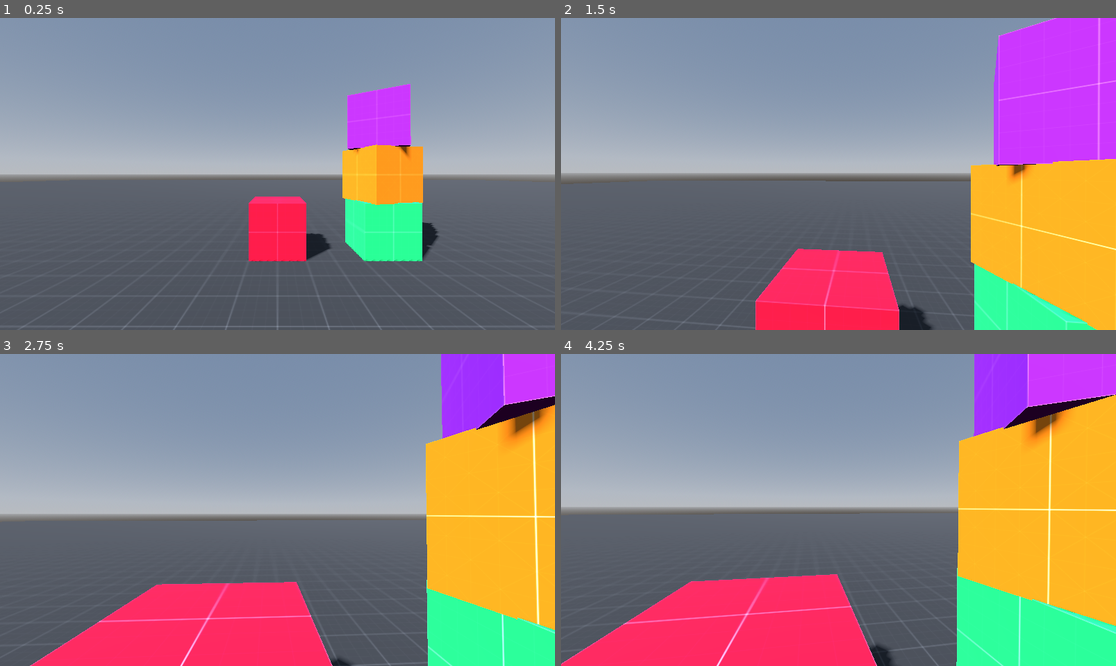
Above: before the commit, frames 1-4 (two rows, left to right).
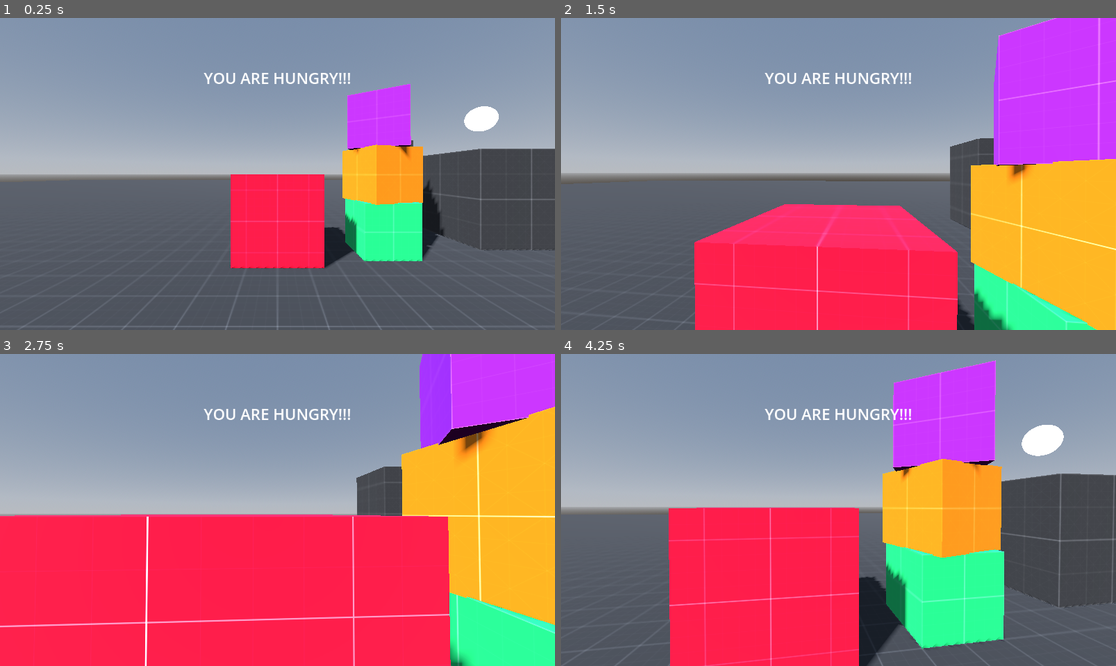
Above: after the commit, the same moments.

Repository: Ieida/Physics-Prop-Grab
Game: Godot game, scene res://levels/prototype/prototype.tscn
Two runs of this game, one before a commit and one after it. Both use one fixed random seed, a clock stepped at 60 frames per second and the inputs below. A sky picture missing from this copy of the repository is replaced by a grey-blue gradient.
Inputs (mouse positions are in pixels of both pictures, inside the frame that each line leads up to):
- Up to frame 1 (0.25 s): no input
- Up to frame 2 (1.5 s): move the mouse to (866, 174) at 0.52 s; hold W (move_forward) from 0.53 s (still down); tap Space (jump) at 0.77 s; move the mouse to (810, 174) at 1.27 s
- Up to frame 3 (2.75 s): keep holding W (move_forward); tap Space (jump) at 1.52 s; move the mouse to (288, 503) at 2.02 s
- Up to frame 4 (4.25 s): keep holding W (move_forward); tap Enter at 2.75 s; move the mouse to (832, 516) at 2.77 s; tap Space (jump) at 3.02, 3.77 s; move the mouse to (877, 513) at 3.52 s

The runs differ from the first frame. In frame 1, 12% of the frame differs, in the area x 36-100%, y 17-81%; in frame 2, 15%; in frame 3, 40%; in frame 4, 52%, in the area x 0-100%, y 0-100%.

Commit message:
improvements

Diff:
--- a/levels/prototype/prototype.tscn
+++ b/levels/prototype/prototype.tscn
@@ -7,6 +7,7 @@
 [ext_resource type="Texture2D" uid="uid://2fc1hmkdbbqq" path="res://addons/kenney_prototype_textures/green/texture_04.png" id="5_d33f4"]
 [ext_resource type="Texture2D" uid="uid://h8bgkykbwusl" path="res://addons/kenney_prototype_textures/orange/texture_06.png" id="6_gw8kr"]
 [ext_resource type="Texture2D" uid="uid://dx17itk5dl44k" path="res://addons/kenney_prototype_textures/purple/texture_02.png" id="7_04jvb"]
+[ext_resource type="Texture2D" uid="uid://dvxftyeqhn0n1" path="res://addons/kenney_prototype_textures/dark/texture_05.png" id="8_o0qwi"]
 
 [sub_resource type="ProceduralSkyMaterial" id="ProceduralSkyMaterial_akoue"]
 sky_cover = ExtResource("1_w73kd")
@@ -32,7 +33,8 @@
 [sub_resource type="ConcavePolygonShape3D" id="ConcavePolygonShape3D_5sleu"]
 data = PackedVector3Array(50, 0, 50, -50, 0, 50, 50, 0, -50, -50, 0, 50, -50, 0, -50, 50, 0, -50)
 
-[sub_resource type="BoxShape3D" id="BoxShape3D_d5my5"]
+[sub_resource type="BoxShape3D" id="BoxShape3D_j0r7i"]
+size = Vector3(1.5, 1.5, 1.5)
 
 [sub_resource type="StandardMaterial3D" id="StandardMaterial3D_qposl"]
 albedo_texture = ExtResource("4_bnve3")
@@ -40,6 +42,9 @@
 
 [sub_resource type="BoxMesh" id="BoxMesh_6tbsw"]
 material = SubResource("StandardMaterial3D_qposl")
+size = Vector3(1.5, 1.5, 1.5)
+
+[sub_resource type="BoxShape3D" id="BoxShape3D_d5my5"]
 
 [sub_resource type="StandardMaterial3D" id="StandardMaterial3D_86on4"]
 albedo_texture = ExtResource("5_d33f4")
@@ -61,6 +66,58 @@
 
 [sub_resource type="BoxMesh" id="BoxMesh_mn2e6"]
 material = SubResource("StandardMaterial3D_dkykb")
+
+[sub_resource type="StandardMaterial3D" id="StandardMaterial3D_w0yma"]
+albedo_texture = ExtResource("8_o0qwi")
+uv1_triplanar = true
+
+[sub_resource type="GDScript" id="GDScript_dnx5a"]
+resource_name = "upgrade"
+script/source = "extends Area3D
+
+func _ready():
+	body_entered.connect(_on_body_entered)
+
+func _on_body_entered(body: Node3D):
+	if body.has_method(&\"add_grab_mass\"):
+		body.add_grab_mass(2)
+		queue_free()
+"
+
+[sub_resource type="SphereShape3D" id="SphereShape3D_6klec"]
+radius = 0.3
+
+[sub_resource type="StandardMaterial3D" id="StandardMaterial3D_splpb"]
+shading_mode = 0
+
+[sub_resource type="SphereMesh" id="SphereMesh_xxcqs"]
+material = SubResource("StandardMaterial3D_splpb")
+radius = 0.3
+height = 0.6
+
+[sub_resource type="BoxMesh" id="BoxMesh_2lt1m"]
+size = Vector3(4, 4, 4)
+
+[sub_resource type="StandardMaterial3D" id="StandardMaterial3D_ipk4w"]
+albedo_texture = ExtResource("1_wjj8d")
+uv1_triplanar = true
+
+[sub_resource type="GDScript" id="GDScript_6htgr"]
+resource_name = "destructible"
+script/source = "extends CSGMesh3D
+
+func _physics_process(_delta):
+	if get_child_count() > 3:
+		var m = get_meshes()[1]
+		mesh = null
+		for child in get_children():
+			remove_child(child)
+			child.queue_free()
+		repalce_mesh.call_deferred(m)
+
+func repalce_mesh(with: Mesh):
+	mesh = with
+"
 
 [node name="Prototype" type="Node3D"]
 
@@ -82,38 +139,81 @@
 [node name="Player" parent="." instance=ExtResource("1_qj3jf")]
 transform = Transform3D(1, 0, 0, 0, 1, 0, 0, 0, 1, 0, 1, 0)
 
-[node name="RedCube" type="RigidBody3D" parent="."]
-transform = Transform3D(1, 0, 0, 0, 1, 0, 0, 0, 1, 0, 0.5, -4)
-
-[node name="CollisionShape3D" type="CollisionShape3D" parent="RedCube"]
+[node name="Cubes" type="Node3D" parent="."]
+
+[node name="RedCube" type="RigidBody3D" parent="Cubes"]
+transform = Transform3D(1, 0, 0, 0, 1, 0, 0, 0, 1, 0, 0.8, -4)
+mass = 3.0
+
+[node name="CollisionShape3D" type="CollisionShape3D" parent="Cubes/RedCube"]
+shape = SubResource("BoxShape3D_j0r7i")
+
+[node name="MeshInstance3D" type="MeshInstance3D" parent="Cubes/RedCube"]
+mesh = SubResource("BoxMesh_6tbsw")
+
+[node name="GreenCube" type="RigidBody3D" parent="Cubes"]
+transform = Transform3D(1, 0, 0, 0, 1, 0, 0, 0, 1, 2, 0.5, -4)
+
+[node name="CollisionShape3D" type="CollisionShape3D" parent="Cubes/GreenCube"]
 shape = SubResource("BoxShape3D_d5my5")
 
-[node name="MeshInstance3D" type="MeshInstance3D" parent="RedCube"]
-mesh = SubResource("BoxMesh_6tbsw")
-
-[node name="GreenCube" type="RigidBody3D" parent="."]
-transform = Transform3D(1, 0, 0, 0, 1, 0, 0, 0, 1, 2, 0.5, -4)
-
-[node name="CollisionShape3D" type="CollisionShape3D" parent="GreenCube"]
+[node name="MeshInstance3D" type="MeshInstance3D" parent="Cubes/GreenCube"]
+mesh = SubResource("BoxMesh_omv15")
+
+[node name="OrangeCube" type="RigidBody3D" parent="Cubes"]
+transform = Transform3D(0.965926, 0, 0.258819, 0, 1, 0, -0.258819, 0, 0.965926, 2, 1.5, -4)
+
+[node name="CollisionShape3D" type="CollisionShape3D" parent="Cubes/OrangeCube"]
 shape = SubResource("BoxShape3D_d5my5")
 
-[node name="MeshInstance3D" type="MeshInstance3D" parent="GreenCube"]
-mesh = SubResource("BoxMesh_omv15")
-
-[node name="OrangeCube" type="RigidBody3D" parent="."]
-transform = Transform3D(0.965926, 0, 0.258819, 0, 1, 0, -0.258819, 0, 0.965926, 2, 1.5, -4)
-
-[node name="CollisionShape3D" type="CollisionShape3D" parent="OrangeCube"]
+[node name="MeshInstance3D" type="MeshInstance3D" parent="Cubes/OrangeCube"]
+mesh = SubResource("BoxMesh_es82t")
+
+[node name="PurpleCube" type="RigidBody3D" parent="Cubes"]
+transform = Transform3D(0.866025, 0, -0.5, 0, 1, 0, 0.5, 0, 0.866025, 2, 2.5, -4)
+
+[node name="CollisionShape3D" type="CollisionShape3D" parent="Cubes/PurpleCube"]
 shape = SubResource("BoxShape3D_d5my5")
 
-[node name="MeshInstance3D" type="MeshInstance3D" parent="OrangeCube"]
-mesh = SubResource("BoxMesh_es82t")
-
-[node name="PurpleCube" type="RigidBody3D" parent="."]
-transform = Transform3D(0.866025, 0, -0.5, 0, 1, 0, 0.5, 0, 0.866025, 2, 2.5, -4)
-
-[node name="CollisionShape3D" type="CollisionShape3D" parent="PurpleCube"]
-shape = SubResource("BoxShape3D_d5my5")
-
-[node name="MeshInstance3D" type="MeshInstance3D" parent="PurpleCube"]
+[node name="MeshInstance3D" type="MeshInstance3D" parent="Cubes/PurpleCube"]
 mesh = SubResource("BoxMesh_mn2e6")
+
+[node name="Pillars" type="Node3D" parent="."]
+
+[node name="CSGBox3D" type="CSGBox3D" parent="Pillars"]
+transform = Transform3D(1, 0, 0, 0, 1, 0, 0, 0, 1, 5, 1, -5)
+use_collision = true
+size = Vector3(2, 2, 2)
+material = SubResource("StandardMaterial3D_w0yma")
+
+[node name="CSGBox3D2" type="CSGBox3D" parent="Pillars"]
+transform = Transform3D(1, 0, 0, 0, 1, 0, 0, 0, 1, 5, 1.5, -10)
+use_collision = true
+size = Vector3(2, 3, 2)
+material = SubResource("StandardMaterial3D_w0yma")
+
+[node name="Upgrades" type="Node3D" parent="."]
+
+[node name="Upgrade" type="Area3D" parent="Upgrades"]
+transform = Transform3D(1, 0, 0, 0, 1, 0, 0, 0, 1, 5, 2.85, -5)
+collision_layer = 0
+monitorable = false
+script = SubResource("GDScript_dnx5a")
+
+[node name="CollisionShape3D" type="CollisionShape3D" parent="Upgrades/Upgrade"]
+shape = SubResource("SphereShape3D_6klec")
+
+[node name="MeshInstance3D" type="MeshInstance3D" parent="Upgrades/Upgrade"]
+mesh = SubResource("SphereMesh_xxcqs")
+
+[node name="CSGMesh3D" type="CSGMesh3D" parent="."]
+transform = Transform3D(1, 0, 0, 0, 1, 0, 0, 0, 1, 0, 1, 5)
+use_collision = true
+mesh = SubResource("BoxMesh_2lt1m")
+material = SubResource("StandardMaterial3D_ipk4w")
+script = SubResource("GDScript_6htgr")
+
+[node name="CSGSphere3D" type="CSGSphere3D" parent="CSGMesh3D"]
+transform = Transform3D(1, 0, 0, 0, 1, 0, 0, 0, 1, -7.12447, 0, 0)
+radial_segments = 6
+rings = 4
--- a/player/hud/hud.tscn
+++ b/player/hud/hud.tscn
@@ -1,6 +1,12 @@
-[gd_scene load_steps=2 format=3 uid="uid://c8hdtrhpolomx"]
+[gd_scene load_steps=4 format=3 uid="uid://c8hdtrhpolomx"]
+
+[sub_resource type="LabelSettings" id="LabelSettings_d1d8k"]
+font_size = 32
+
+[sub_resource type="LabelSettings" id="LabelSettings_c3w0b"]
 
 [sub_resource type="LabelSettings" id="LabelSettings_m77vg"]
+font_size = 32
 
 [node name="Hud" type="Control"]
 layout_mode = 3
@@ -9,6 +15,22 @@
 anchor_bottom = 1.0
 grow_horizontal = 2
 grow_vertical = 2
+
+[node name="Label" type="Label" parent="."]
+layout_mode = 1
+anchors_preset = 8
+anchor_left = 0.5
+anchor_top = 0.5
+anchor_right = 0.5
+anchor_bottom = 0.5
+offset_left = -152.5
+offset_top = -222.5
+offset_right = 152.5
+offset_bottom = -177.5
+grow_horizontal = 2
+grow_vertical = 2
+text = "YOU ARE HUNGRY!!!"
+label_settings = SubResource("LabelSettings_d1d8k")
 
 [node name="Grab" type="Label" parent="."]
 layout_mode = 1
@@ -24,4 +46,20 @@
 grow_horizontal = 2
 grow_vertical = 2
 text = "Press E to grab"
+label_settings = SubResource("LabelSettings_c3w0b")
+
+[node name="Mine" type="Label" parent="."]
+layout_mode = 1
+anchors_preset = 8
+anchor_left = 0.5
+anchor_top = 0.5
+anchor_right = 0.5
+anchor_bottom = 0.5
+offset_left = -57.5
+offset_top = 38.5
+offset_right = 57.5
+offset_bottom = 61.5
+grow_horizontal = 2
+grow_vertical = 2
+text = "PRESS [LEFT MOUSE BUTTON] TO EAT"
 label_settings = SubResource("LabelSettings_m77vg")
--- a/player/player.gd
+++ b/player/player.gd
@@ -49,18 +49,22 @@
 		var nv = velocity.move_toward(Vector3.ZERO, 10.0 * delta)
 		nv.y = velocity.y
 		velocity = nv
+
 	move_and_slide()
 
-func _process(delta):
+func _process(_delta):
 	if Input.is_action_just_pressed("ui_cancel"):
 		toggle_mouse_mode()
 
-func add_velocity(amount: Vector3, max: float):
+func add_grab_mass(amt: float):
+	$Camera3D/Grabber.max_grab_mass += amt
+
+func add_velocity(amount: Vector3, max_vel: float):
 	var dot = amount.normalized().dot(velocity.normalized())
 	dot = clampf(dot, 0, 1)
 	var vel_in_dir = velocity * dot
 	var spd_in_dir = vel_in_dir.length()
-	var remaining_velocity = clampf(max - spd_in_dir, 0, max)
+	var remaining_velocity = clampf(max_vel - spd_in_dir, 0, max_vel)
 	var vel = clampf(amount.length(), 0, remaining_velocity)
 	velocity += amount.normalized() * vel
 
--- a/player/player.tscn
+++ b/player/player.tscn
@@ -1,6 +1,7 @@
-[gd_scene load_steps=6 format=3 uid="uid://cnra30qlnk3e8"]
+[gd_scene load_steps=9 format=3 uid="uid://cnra30qlnk3e8"]
 
 [ext_resource type="Script" path="res://player/player.gd" id="1_445rx"]
+[ext_resource type="Texture2D" uid="uid://dcahux46654a8" path="res://addons/kenney_prototype_textures/dark/texture_01.png" id="2_g3jc0"]
 
 [sub_resource type="CapsuleShape3D" id="CapsuleShape3D_e4exb"]
 height = 1.5
@@ -21,7 +22,7 @@
 			look_x(-event.relative.y * sensitivity)
 			look_y(-event.relative.x * sensitivity)
 
-func _process(delta):
+func _process(_delta):
 	basis = Basis()
 	rotate_x(deg_to_rad(x))
 	rotate_y(deg_to_rad(y))
@@ -45,6 +46,7 @@
 var prop: RigidBody3D
 var looking_at_prop: RigidBody3D
 @export var pull_force: float = 50
+@export var max_grab_mass: float = 1
 
 func _ready():
 	hud.hide()
@@ -59,7 +61,7 @@
 	if Input.is_action_just_pressed(\"grab\"):
 		if prop:
 			drop_prop()
-		elif looking_at_prop:
+		elif looking_at_prop and looking_at_prop.mass <= max_grab_mass:
 			prop = looking_at_prop
 			looking_at_prop = null
 			hide_hud()
@@ -68,7 +70,7 @@
 	if Input.is_action_just_pressed(\"spawn_cube\"):
 		spawn_cube()
 
-func drag_prop(delta: float):
+func drag_prop(_delta: float):
 	var p1 = prop.global_position
 	var p2 = point.global_position
 	var m = prop.mass
@@ -96,6 +98,10 @@
 
 func show_hud():
 	hud.show()
+	if looking_at_prop.mass > max_grab_mass:
+		hud.text = \"Too heavy!\"
+	else:
+		hud.text = \"Press E to grab\"
 
 func spawn_cube():
 	var c = preload(\"res://cube/cube.tscn\").instantiate()
@@ -121,6 +127,46 @@
 			m.albedo_texture = preload(\"res://addons/kenney_prototype_textures/dark/texture_05.png\")
 "
 
+[sub_resource type="GDScript" id="GDScript_2g2pc"]
+resource_name = "miner"
+script/source = "extends RayCast3D
+
+@export var material: Material
+@onready var hud: Label = Player.HUD.get_node(\"Mine\")
+var shape: CSGShape3D
+var point: Vector3
+
+func _ready():
+	hud.hide()
+
+func _physics_process(_delta):
+	force_raycast_update()
+	if is_colliding():
+		var coll = get_collider()
+		if coll is CSGShape3D:
+			shape = coll
+			point = get_collision_point()
+			hud.show()
+	elif shape:
+		shape = null
+		hud.hide()
+
+func _process(_delta):
+	if shape and Input.is_action_pressed(&\"mine\"):
+		var s = CSGSphere3D.new()
+		s.radial_segments = 6
+		s.rings = 4
+		s.radius = 0.5
+		s.material = shape.material
+		s.operation = CSGShape3D.OPERATION_SUBTRACTION
+		shape.add_child(s)
+		s.global_position = point
+"
+
+[sub_resource type="StandardMaterial3D" id="StandardMaterial3D_ipk4w"]
+albedo_texture = ExtResource("2_g3jc0")
+uv1_triplanar = true
+
 [node name="Player" type="CharacterBody3D" node_paths=PackedStringArray("camera")]
 script = ExtResource("1_445rx")
 camera = NodePath("Camera3D")
@@ -139,6 +185,7 @@
 
 [node name="Grabber" type="Node3D" parent="Camera3D"]
 script = SubResource("GDScript_fpjsv")
+pull_force = 25.0
 
 [node name="RayCast3D" type="RayCast3D" parent="Camera3D/Grabber"]
 enabled = false
@@ -147,3 +194,10 @@
 
 [node name="Point" type="Node3D" parent="Camera3D/Grabber"]
 transform = Transform3D(1, 0, 0, 0, 1, 0, 0, 0, 1, 0, 0, -1.5)
+
+[node name="Miner" type="RayCast3D" parent="Camera3D"]
+enabled = false
+target_position = Vector3(0, 0, -1.5)
+hit_back_faces = false
+script = SubResource("GDScript_2g2pc")
+material = SubResource("StandardMaterial3D_ipk4w")
--- a/project.godot
+++ b/project.godot
@@ -49,6 +49,11 @@
 }
 spawn_cube={
 "deadzone": 0.5,
+"events": [Object(InputEventMouseButton,"resource_local_to_scene":false,"resource_name":"","device":-1,"window_id":0,"alt_pressed":false,"shift_pressed":false,"ctrl_pressed":false,"meta_pressed":false,"button_mask":0,"position":Vector2(0, 0),"global_position":Vector2(0, 0),"factor":1.0,"button_index":2,"canceled":false,"pressed":false,"double_click":false,"script":null)
+]
+}
+mine={
+"deadzone": 0.5,
 "events": [Object(InputEventMouseButton,"resource_local_to_scene":false,"resource_name":"","device":-1,"window_id":0,"a …(253 unchanged characters)…
 ]
 }
Not shown: 1 places in levels/prototype/prototype.tscn that only renumber resources
